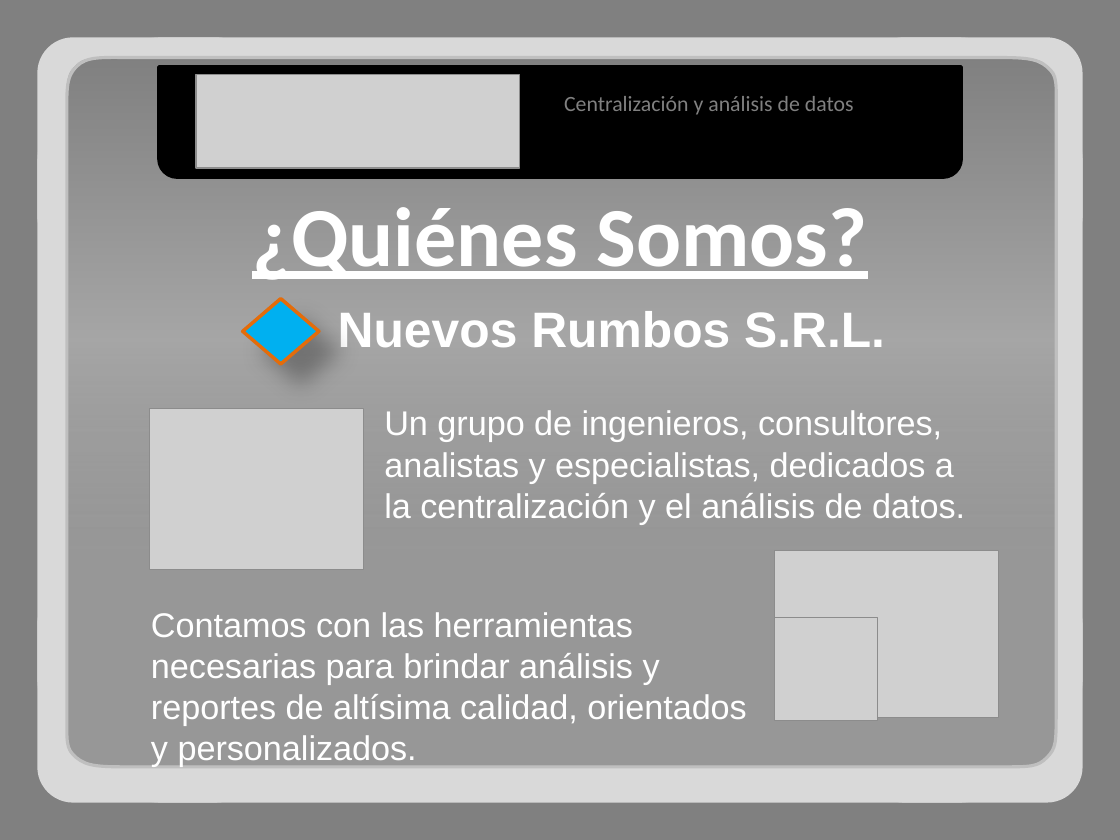
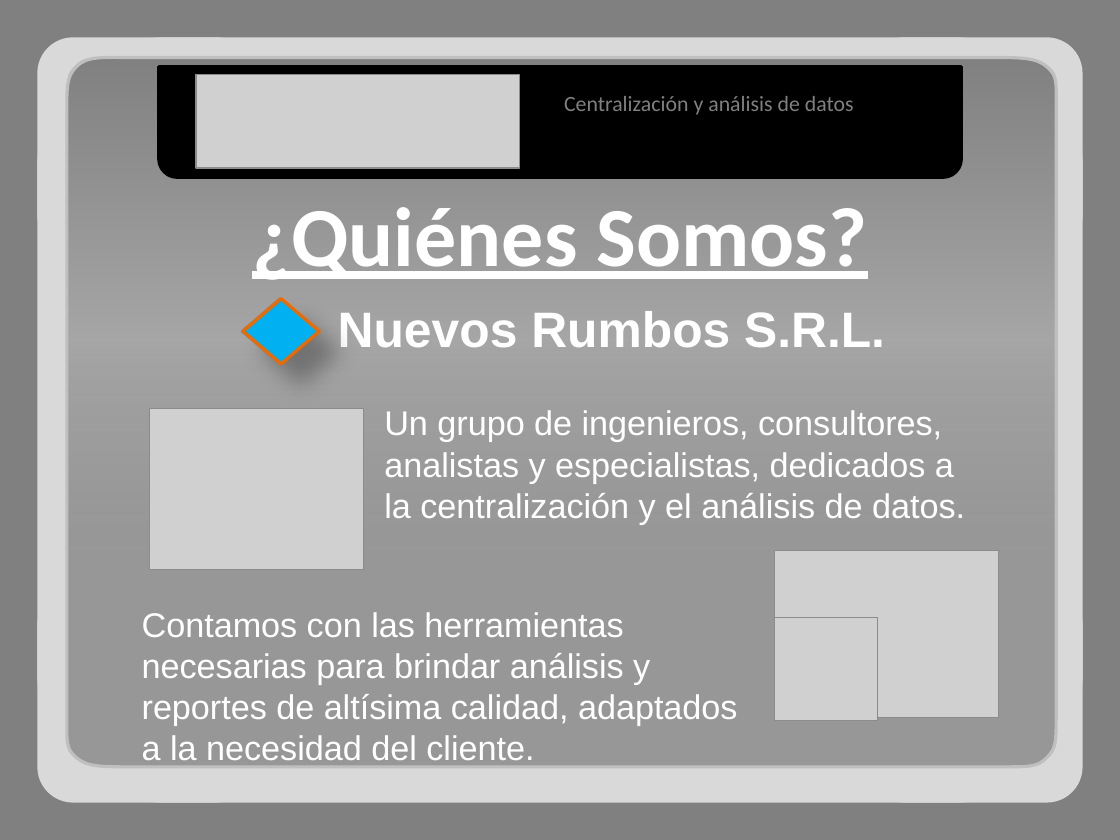
Before and after one commit to adrianachelotti/tallerdesarrollo1ero2011, a slide deck: slide 2 of Presentacion/Comercial/Presentacion Comercial.pptx. Drawn at 1120x840 pixels with LibreOffice and Linux fonts; fonts in the diff are those of the drawing; grey boxes stand for pictures. Boxes give left, top, right and bottom in pixels: in the first picture for what was removed or moved away, otherwise in the second. Text is boxed around its words. In the diff, an @@ line names an element or a change of style, - is before the commit and + after.

```diff
--- a/Presentacion/Comercial/Presentacion Comercial.pptx
+++ b/Presentacion/Comercial/Presentacion Comercial.pptx
@@ text at bbox=[142, 612, 738, 760]: text changed @@
-Contamos con las herramientas necesarias para brindar análisis y reportes de altísima calidad, orientados y personalizados.
+Contamos con las herramientas necesarias para brindar análisis y reportes de altísima calidad, adaptados a la necesidad del cliente.
```
Also in this commit, not shown: 4 other slides changed, 1 other file.
